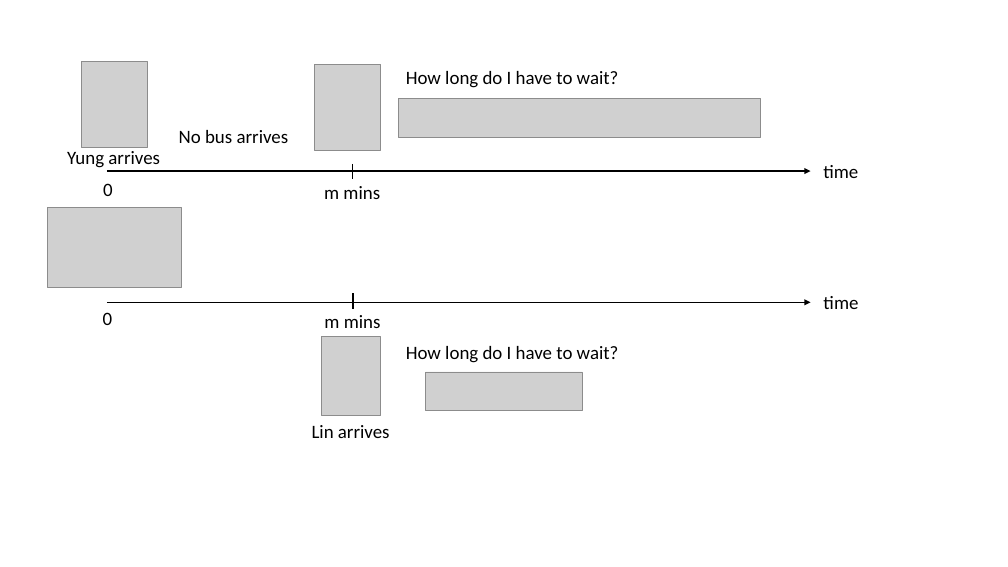
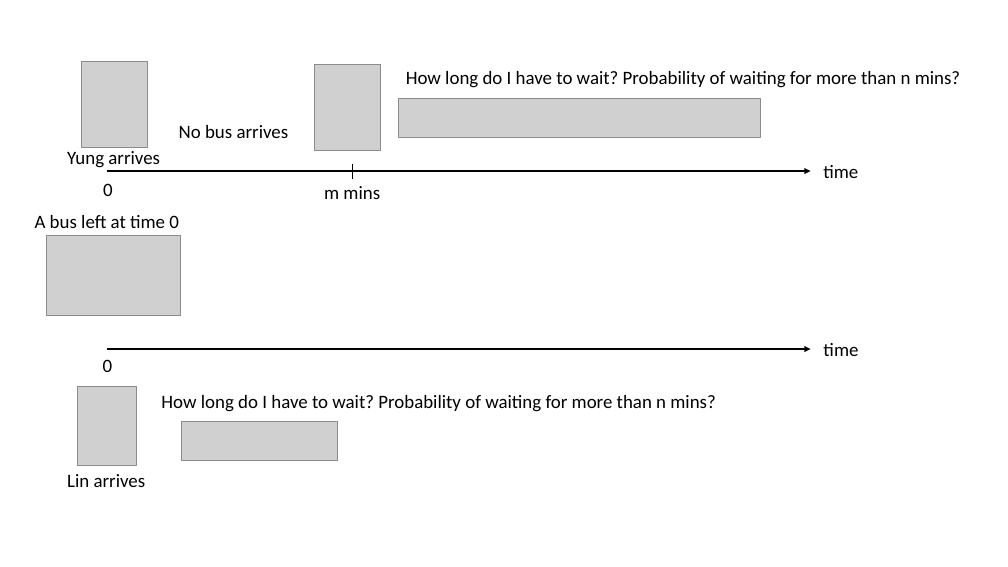
Before and after one commit to yung-web/Probability, a slide deck: slide 1 of 3.RandomVariable-Part1/memoryless.pptx. Drawn at 1008x567 pixels with LibreOffice and Linux fonts; fonts in the diff are those of the drawing; grey boxes stand for pictures. Boxes give left, top, right and bottom in pixels: in the first picture for what was removed or moved away, otherwise in the second. Text is boxed around its words. In the diff, an @@ line names an element or a change of style, - is before the commit and + after.

```diff
--- a/3.RandomVariable-Part1/memoryless.pptx
+++ b/3.RandomVariable-Part1/memoryless.pptx
@@ text at box(406, 71, 960, 88): text changed @@
-How long do I have to wait?
+How long do I have to wait? Probability of waiting for more than n mins?
@@ text "No bus arrives": place and size @@
-text "No bus arrives" at box(179, 130, 289, 143)
+text "No bus arrives" at box(179, 125, 289, 138)
@@ text added at box(35, 215, 179, 228), 18 pt, text #000000 @@
+A bus left at time 0
@@ picture: place and size @@
-picture at box(48, 207, 181, 287)
+picture at box(46, 235, 180, 315)
@@ line removed from (353, 293) to (353, 309) @@
@@ text removed at box(324, 315, 381, 328) @@
-m mins
@@ 2 texts, 1 arrow: place and size @@
-2 texts, 1 arrow at box(103, 296, 858, 325)
+2 texts, 1 arrow at box(103, 343, 858, 372)
@@ text at box(161, 395, 715, 412): text changed @@
-How long do I have to wait?
+How long do I have to wait? Probability of waiting for more than n mins?
@@ 2 pictures, 1 text: place and size @@
-2 pictures, 1 text at box(312, 337, 582, 438)
+2 pictures, 1 text at box(67, 386, 338, 487)
```
Also in this commit, not shown: 1 other file.
